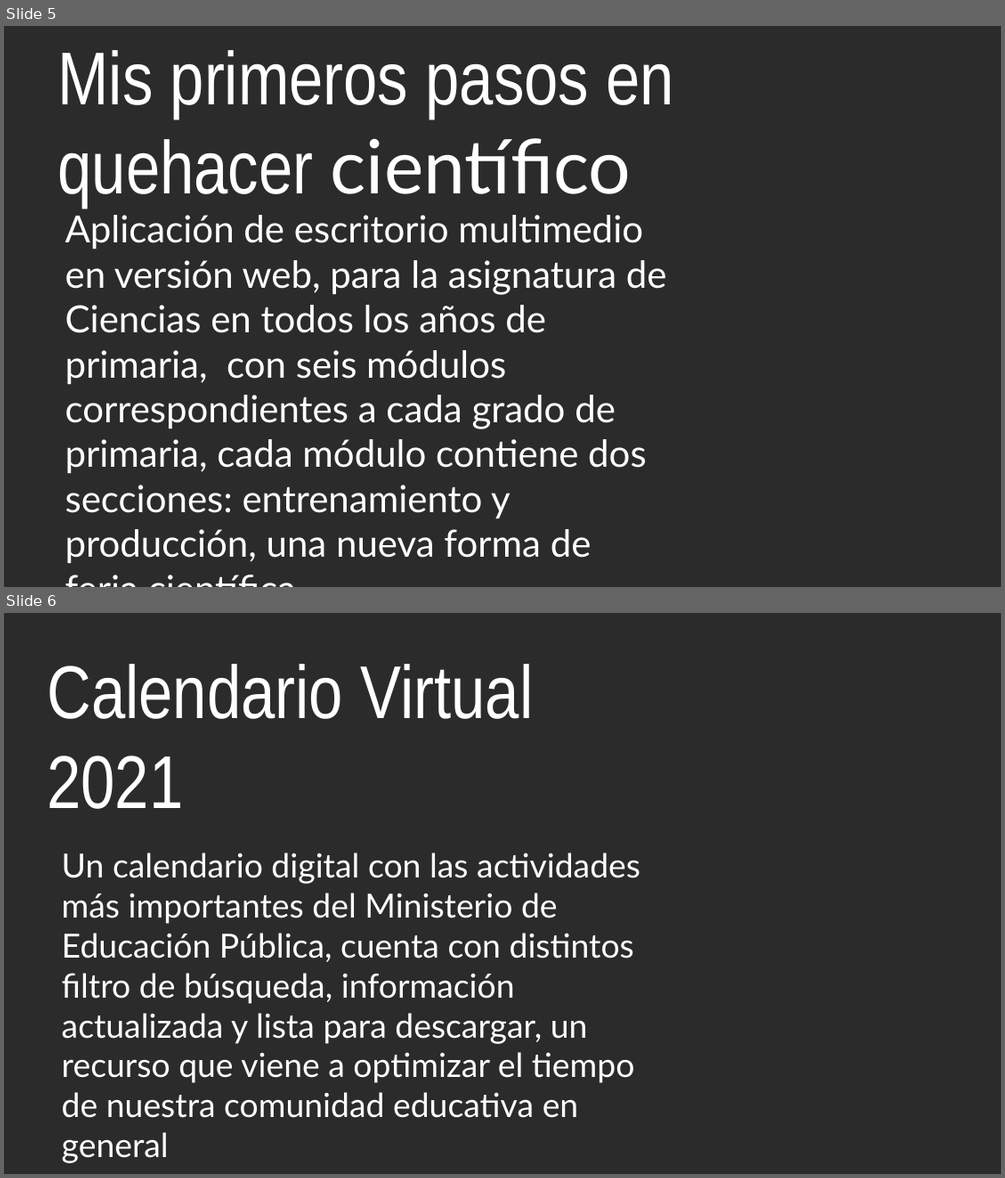
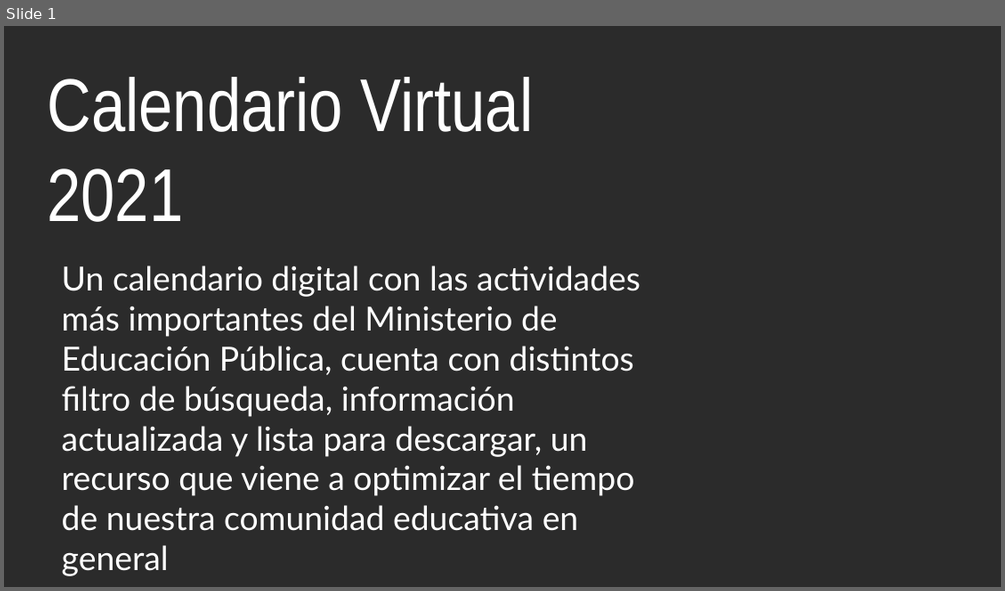
Before and after one commit to producciongespro/ColeccionRecursosGespro, a slide deck: diseño/img-avances/descriptivo.pptx. Shown one above the other, each under a label of ours: slides 5 and 6 before the commit, slide 1 after it. The pictures are 1005x1178 and 1005x591 pixels, drawn with LibreOffice and Linux fonts; fonts in the diff are those of the drawing; background and template pictures are left out; a plain dark background stands for a picture behind light text. Boxes give left, top, right and bottom in pixels: in the first picture for what was removed or moved away, otherwise in the second. Text is boxed around its words. In the diff, an @@ line names an element or a change of style, - is before the commit and + after.

Commit message:
Sección de avances
Se agregan 5 recursos más para avances

```diff
--- a/diseño/img-avances/descriptivo.pptx
+++ b/diseño/img-avances/descriptivo.pptx
@@ slide 5 removed at [4,26,1001,587], background picture (left out) @@
@@ text removed at [57,50,675,208] @@
-Mis primeros pasos en quehacer científico
@@ text removed at [65,215,667,564] @@
-Aplicación de escritorio multimedio en versión web, para la asignatura de Ciencias en todos los años de primaria, con seis módulos correspondientes a cada grado de primaria, cada módulo contiene dos secciones: entrenamiento y producción, una nueva forma de feria científica
@@ what was slide 6 is now slide 1 @@
```
Also in this commit, not shown: 1 slide added, 5 other slides removed, 10 other files.
